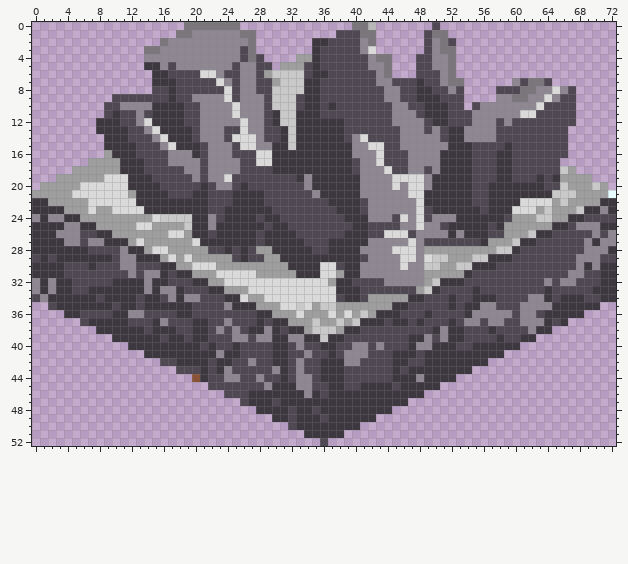
Two versions of one sprite sheet, Assets/Resources/Textures/Terrain/ore vein0.png. The picture above is the old version.
The file is 73x53 pixels. Pixels under 10% opacity are left out. Colours within 5 levels of each other are drawn and written as one.
New version:
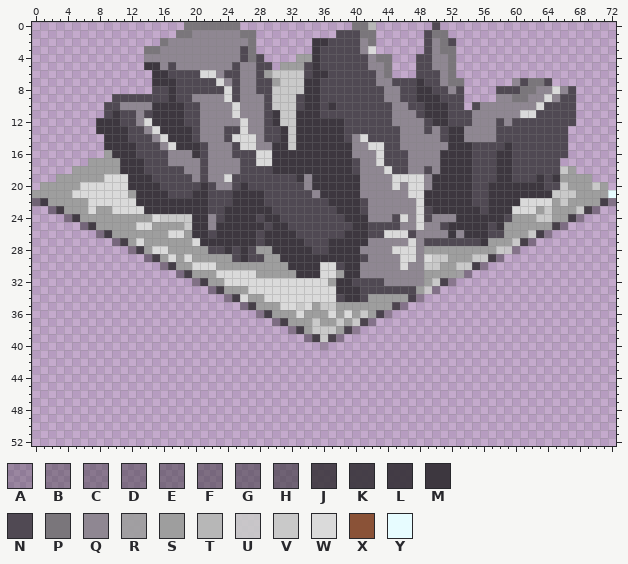
Palette (. is transparent): A #3d373f50  B #3d373f6a  C #3d373f70  D #3d373f79  E #3d373f7f  F #3d373f85  G #3d373f8b  H #3d373fa0  J #3d373fe3  K #3d373fee  L #3d373ff4  M #3d373f  N #504953  P #7a767b  Q #8f8792  R #9e9e9ee9  S #9e9e9e  T #b7b7b7  U #c9c9c9e7  V #c9c9c9  W #dadada  X #8a5237  Y #e7fcff
The exact change:
Changed rows in their new state; - is an unchanged pixel.
first column x 0:
22 HL---------------------------------------------------------------------KE
23 ..GL-----------------------------------------------------------------KD..
24 ....GL-------------------------------------------------------------KD....
25 ......GL---------------------------------------------------------KD......
26 ........GL-----------------------------------------------------KD........
27 ..........FK-------------------------------------------------KD..........
28 ............FK---------------------------------------------UD............
29 ..............FK-----------------------------------------KD..............
30 ................FK-------------------------------------KD................
31 ..................EK---------------------------------RC..................
32 ....................EK-----------------------------JC....................
33 ......................EK-------------------------UC......................
34 ........................EK---------------------JC........................
35 --........................EK-----------------JB........................--
36 ----........................DK-------------JB........................----
37 ------........................DK---------JB........................------
38 --------........................DK-----JB........................--------
39 ----------........................DK-JB........................----------
40 ------------........................A........................------------
41 --------------.............................................--------------
42 ----------------.........................................----------------
43 ------------------.....................................------------------
44 --------------------.................................--------------------
45 ----------------------.............................----------------------
46 ------------------------.........................------------------------
47 --------------------------.....................--------------------------
48 ----------------------------.................----------------------------
49 ------------------------------.............------------------------------
50 --------------------------------.........--------------------------------
51 ----------------------------------.....----------------------------------
52 ------------------------------------.------------------------------------
